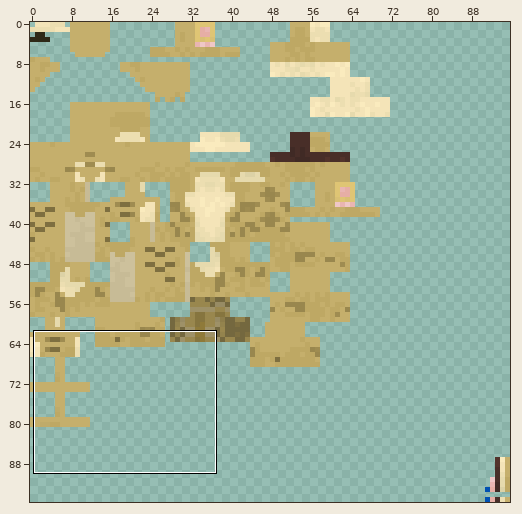
Two versions of one sprite sheet, src/main/resources/assets/changed_addon/textures/entities/lynx.png. The picture above shows the old version from afar; the outline marks the close-up.
Close-up. Before:
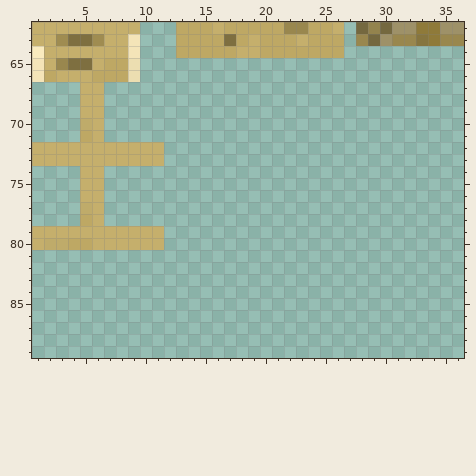
The file is 96x96 pixels. Colours within 5 levels of each other are drawn and written as one. Shown: x 1..36, y 62..89.
And afterwards:
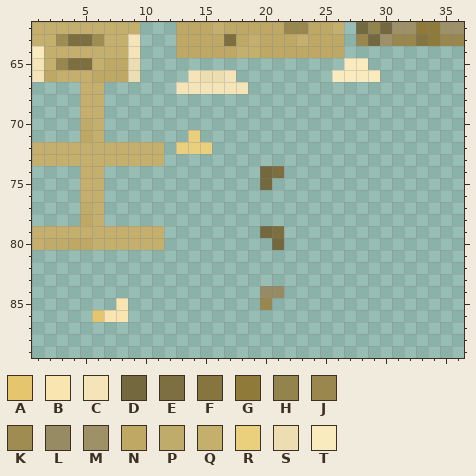
Palette (. is transparent): A #e5c56d  B #f9e5b0  C #f4e4b8  D #74683f  E #7e6f40  F #86753f  G #8f7a39  H #93834d  J #99874e  K #9f8c51  L #978b64  M #9e9168  N #bea864  P #bfab6a  Q #c5af6c  R #eacf7d  S #ecdeb1  T #faebbe
Edits made:
@@ x 11..31 @@
 64 ..NNNNNQQNNNNNNN.....
-65 .....................
-66 .....................
-67 .....................
+65 ................TT...
+66 ...CSSC........TTTT..
+67 ..CCCCCC.............
 68 .....................
@@ x 11..23 @@
 70 .............
-71 .............
-72 Q............
+71 ...R.........
+72 Q.RRR........
 73 Q............
-74 .............
-75 .............
+74 .........DE..
+75 .........D...
 76 .............
@@ x 18..23 @@
 78 ......
-79 ......
-80 ......
+79 ..DE..
+80 ...D..
 81 ......
@@ x 4..23 @@
 83 ....................
-84 ....................
-85 ....................
-86 ....................
+84 ................LL..
+85 ....B...........J...
+86 ..ABB...............
 87 ....................
